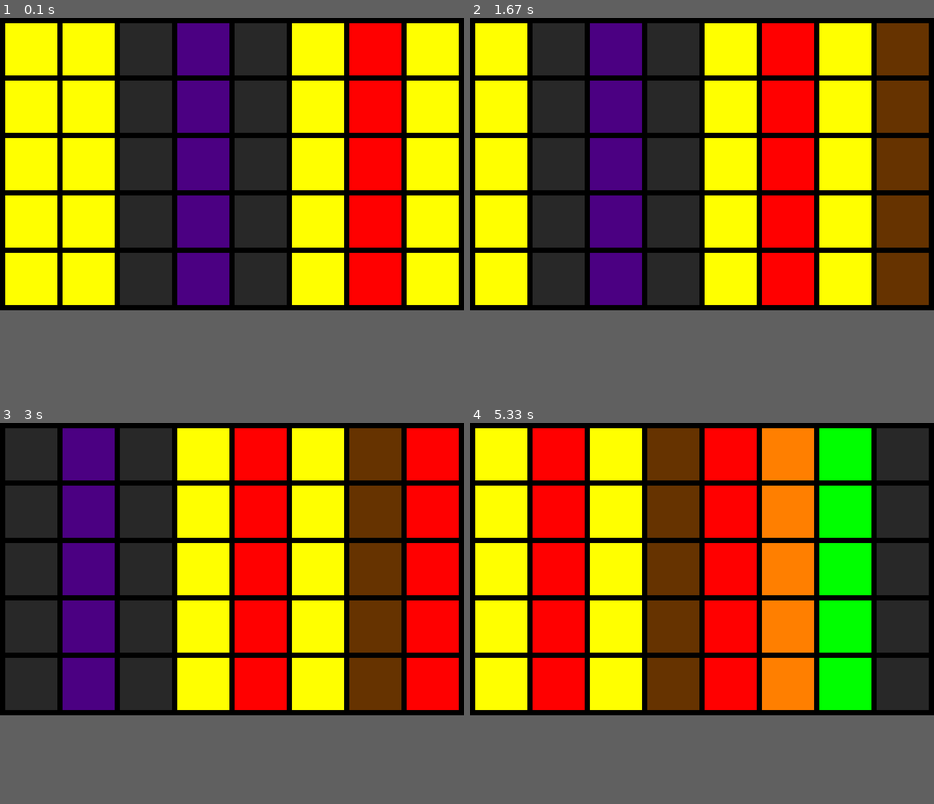
Above: before the commit, frames 1-4 (two rows, left to right).
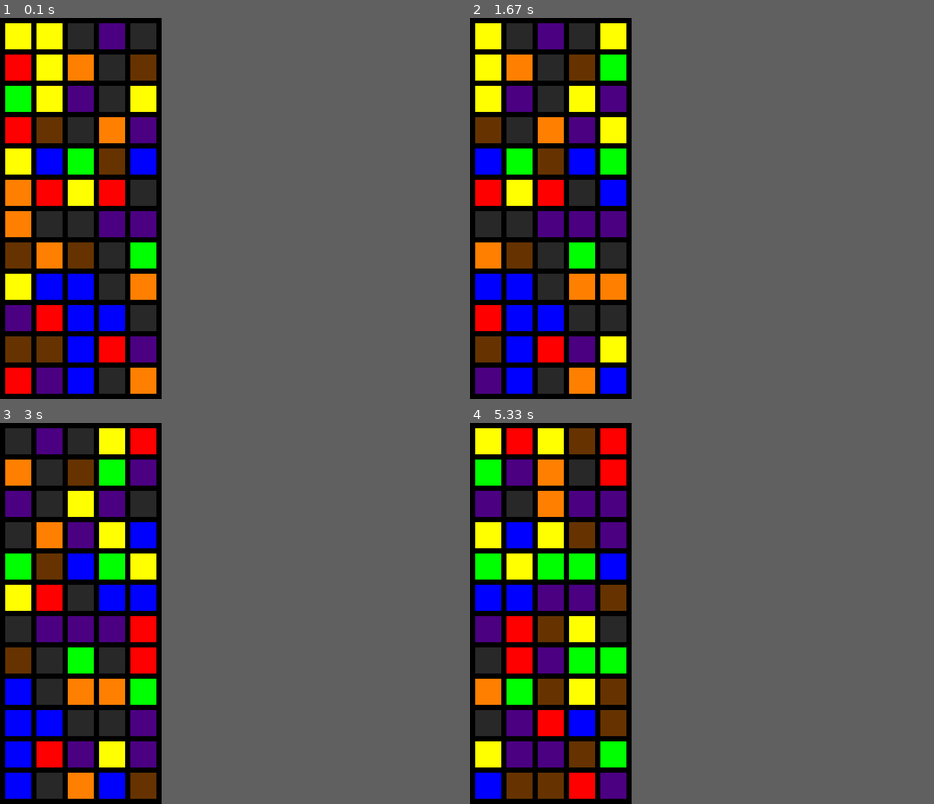
Above: after the commit, the same moments.

Repository: jduffey/watchgirl
Game: pygame game, started from pygametest.py
Two runs of this game, one before a commit and one after it. Both use one fixed random seed, a clock stepped at 60 frames per second and the inputs below.
Inputs:
- Up to frame 1 (0.1 s): no input
- Up to frame 2 (1.67 s): no input
- Up to frame 3 (3 s): no input
- Up to frame 4 (5.33 s): no input
In our replay, the window is 890x560 before the commit and 310x730 after it. These sizes can differ from the game's own. Grey fills any space a smaller window leaves; there, only what the larger window draws over its background counts as a difference.

The runs differ from the first frame. In frame 1, 61% of the frame differs, in the area x 1-100%, y 0-99%; in frame 2, 61%; in frame 3, 61%; in frame 4, 69%, in the area x 1-99%, y 1-99%.

Commit message:
Separate responsbility of who produces the digest

Diff:
--- a/pygametest.py
+++ b/pygametest.py
@@ -10,11 +10,11 @@
 
 BORDER_THICKNESS = 10
 
-ICON_SIZE_X = 100
-ICON_SIZE_Y = 100
+ICON_SIZE_X = 50
+ICON_SIZE_Y = 50
 
-NUMBER_OF_COLUMNS = 8
-NUMBER_OF_ROWS = 5
+NUMBER_OF_COLUMNS = 5
+NUMBER_OF_ROWS = 12
 
 APP_X_SIZE = BORDER_THICKNESS + NUMBER_OF_COLUMNS * ( ICON_SIZE_X + BORDER_THICKNESS )
 APP_Y_SIZE = BORDER_THICKNESS + NUMBER_OF_ROWS * ( ICON_SIZE_Y + BORDER_THICKNESS )
@@ -34,8 +34,8 @@
 SIZE_OF_DIGEST_USED = 64
 
 
-def getColor(currentDigest, indexOfCurrentDigest):
-    digitToAssess = currentDigest[indexOfCurrentDigest]
+def getColor(digitToUseForCurrentColor):
+    digitToAssess = digitToUseForCurrentColor
 
     case1 = digitToAssess == '0' or digitToAssess == '8'
     case2 = digitToAssess == '1' or digitToAssess == '9'
@@ -82,16 +82,16 @@
         theRectangleToDraw = (topLeftX, topLeftY, bottomRightX, bottomRightY)
         pygame.draw.rect(screen, MY_BLACK, theRectangleToDraw)
 
-def drawColorIcon(whichIconInCurrentRow, whichRow, currentDigest):
+def drawColorIcon(whichIconInCurrentRow, whichRow, digitToUseForCurrentColor):
     topLeftX = BORDER_THICKNESS + whichIconInCurrentRow * ( ICON_SIZE_X + BORDER_THICKNESS )
     topLeftY = BORDER_THICKNESS + whichRow * ( ICON_SIZE_Y + BORDER_THICKNESS )
     bottomRightX = ICON_SIZE_X
     bottomRightY = ICON_SIZE_Y
     theRectangleToDraw = (topLeftX, topLeftY, bottomRightX, bottomRightY)
-    pygame.draw.rect(screen, getColor(currentDigest, 0), theRectangleToDraw)
+    pygame.draw.rect(screen, getColor(digitToUseForCurrentColor), theRectangleToDraw)
 
-def generateDigestForCurrentTime(offset):
-    return jedhash.returnTheHash(SECRET, PERIOD_IN_SECONDS, offset)
+def generateDigest(timeOffset):
+    return jedhash.returnTheHash(SECRET, PERIOD_IN_SECONDS, timeOffset)
 
 def validateNumberOfColumns():
         if(NUMBER_OF_COLUMNS > SIZE_OF_DIGEST_USED):
@@ -116,9 +116,21 @@
 
     for whichRow in range(0, NUMBER_OF_ROWS):
 
+        theDigitsOfThisRow = ''
+
         for whichIconInCurrentRow in range(0, NUMBER_OF_COLUMNS):
-            currentDigest = generateDigestForCurrentTime(whichIconInCurrentRow)
-            drawColorIcon(whichIconInCurrentRow, whichRow, currentDigest)
+
+            digestToUseForCurrentIcon = generateDigest(whichIconInCurrentRow)
+
+            digitToUseForCurrentColor = digestToUseForCurrentIcon[whichRow]
+            theDigitsOfThisRow += digitToUseForCurrentColor
+
+            drawColorIcon(whichIconInCurrentRow, whichRow, digitToUseForCurrentColor)
+
+            if whichRow == 0:
+                print(digestToUseForCurrentIcon)
+
+        print('Row ' + str(whichRow) + ': ' + str(theDigitsOfThisRow))
 
     drawHorizontalBorders()
     drawVerticalBorders()
